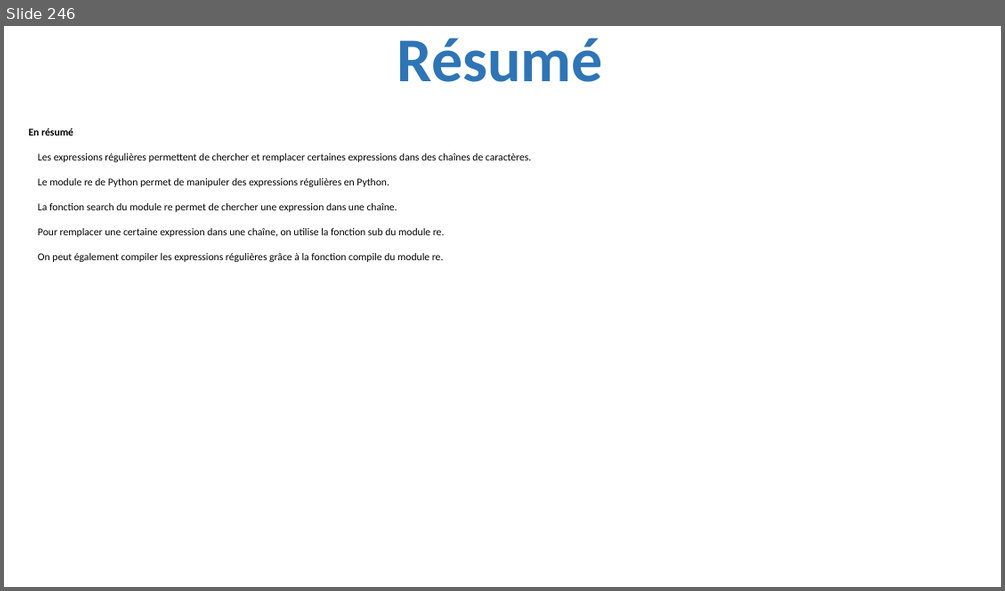
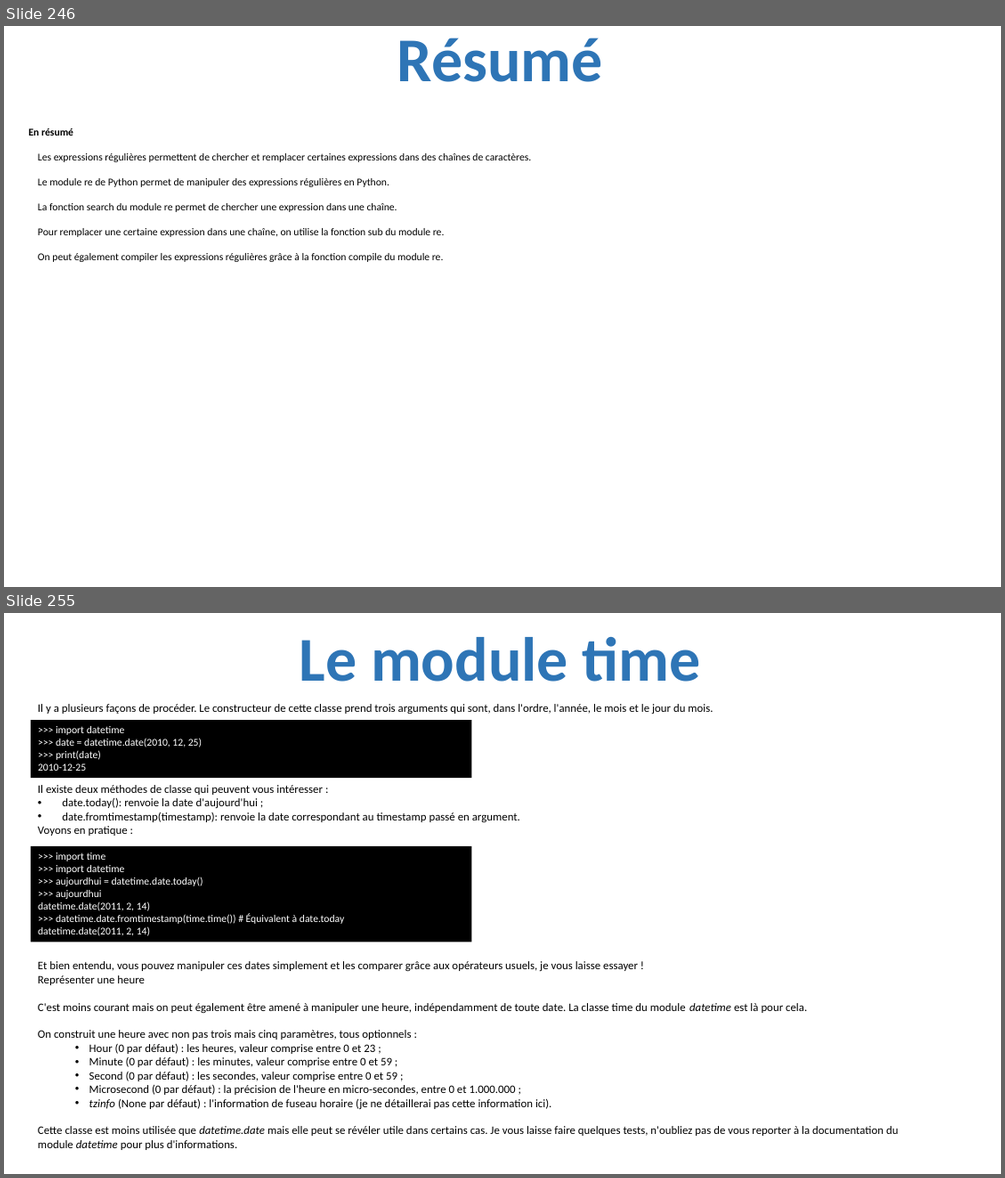
Before and after one commit to julienPalleau/PythonDoc, a slide deck: Python-resume.pptx. Shown one above the other, each under a label of ours: slide 246 before the commit, slides 246 and 255 after it; the slides between them are not shown. The pictures are 1005x591 and 1005x1178 pixels, drawn with LibreOffice and Linux fonts; fonts in the diff are those of the drawing. Boxes give left, top, right and bottom in pixels: in the first picture for what was removed or moved away, otherwise in the second. Text is boxed around its words. In the diff, an @@ line names an element or a change of style, - is before the commit and + after.

```diff
--- a/Python-resume.pptx
+++ b/Python-resume.pptx
@@ slide 255 added at bbox=[4, 613, 1001, 1174], background #FFFFFF @@
@@ title added at bbox=[299, 637, 701, 682], 60 pt, text #2E75B6, bold @@
+Le module time
@@ text added at bbox=[38, 704, 712, 714], 11 pt, text #000000 @@
+Il y a plusieurs façons de procéder. Le constructeur de cette classe prend trois arguments qui sont, dans l'ordre, l'année, le mois et le jour du mois.
@@ rectangle added at bbox=[30, 720, 471, 778], fill #000000, 10 pt, text #FFFFFF @@
+>>> import datetime
+>>> date = datetime.date(2010, 12, 25)
+>>> print(date)
+2010-12-25
@@ text added at bbox=[38, 785, 520, 835], 11 pt, text #000000 @@
+Il existe deux méthodes de classe qui peuvent vous intéresser :
+• date.today(): renvoie la date d'aujourd'hui ;
+• date.fromtimestamp(timestamp): renvoie la date correspondant au timestamp passé en argument.
+Voyons en pratique :
@@ rectangle added at bbox=[30, 846, 471, 942], fill #000000, 10 pt, text #FFFFFF @@
+>>> import time
+>>> import datetime
+>>> aujourdhui = datetime.date.today()
+>>> aujourdhui
+datetime.date(2011, 2, 14)
+>>> datetime.date.fromtimestamp(time.time()) # Équivalent à date.today
+datetime.date(2011, 2, 14)
@@ text added at bbox=[38, 961, 898, 1150], 11 pt, text #000000 @@
+Et bien entendu, vous pouvez manipuler ces dates simplement et les comparer grâce aux opérateurs usuels, je vous laisse essayer !
+Représenter une heure
+C'est moins courant mais on peut également être amené à manipuler une heure, indépendamment de toute date. La classe time du module datetime est là pour cela.
+On construit une heure avec non pas trois mais cinq paramètres, tous optionnels :
+  • Hour (0 par défaut) : les heures, valeur comprise entre 0 et 23 ;
+  • Minute (0 par défaut) : les minutes, valeur comprise entre 0 et 59 ;
+  • Second (0 par défaut) : les secondes, valeur comprise entre 0 et 59 ;
+  • Microsecond (0 par défaut) : la précision de l'heure en micro-secondes, entre 0 et 1.000.000 ;
+  • tzinfo (None par défaut) : l'information de fuseau horaire (je ne détaillerai pas cette information ici).
+Cette classe est moins utilisée que datetime.date mais elle peut se révéler utile dans certains cas. Je vous laisse faire quelques tests, n'oubliez pas de vous reporter à la documentation du module datetime pour plus d'informations.
```
Also in this commit, not shown: 10 other slides added.
